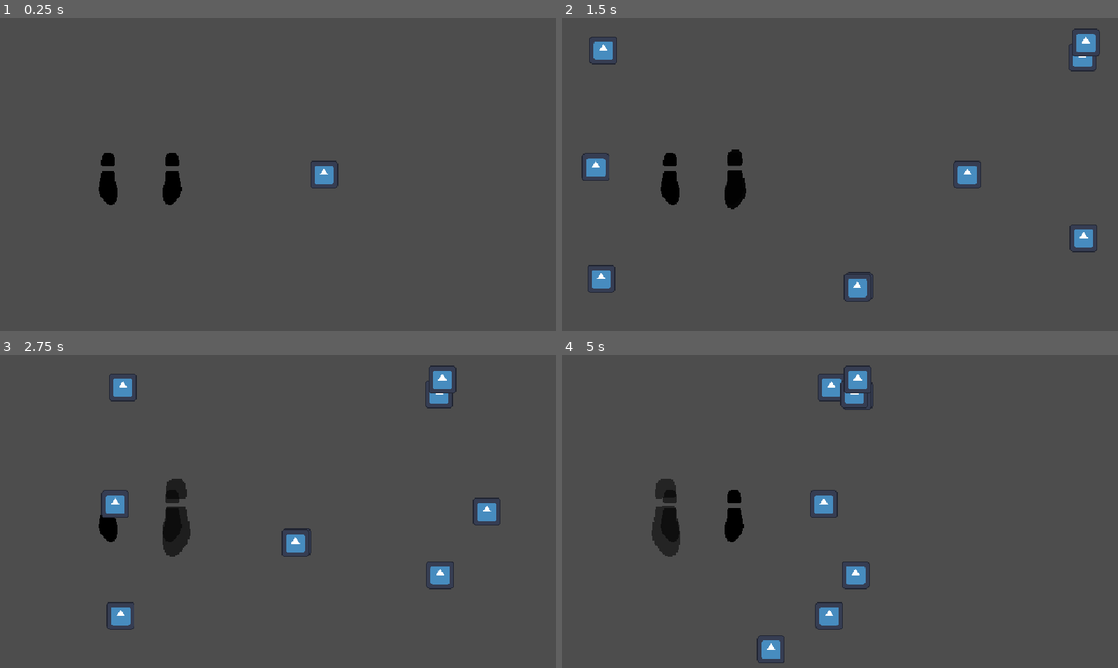
Above: before the commit, frames 1-4 (two rows, left to right).
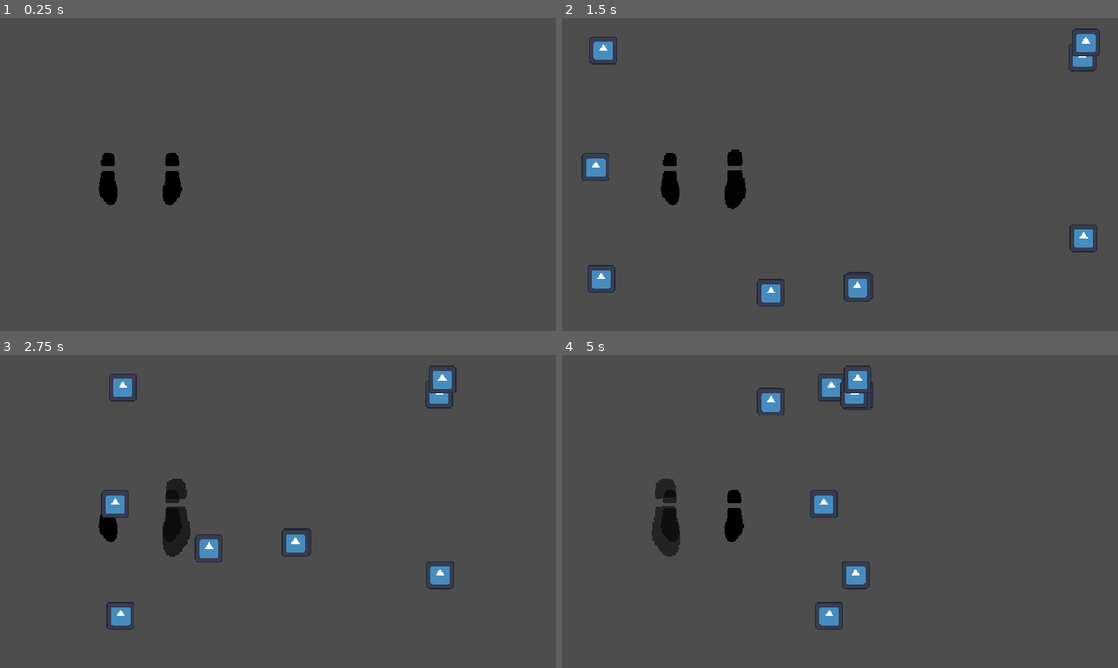
Above: after the commit, the same moments.

Repository: Burger-Bois/ld56
Game: Godot game, scene res://src/main.tscn
The game is run twice, just before and just after one commit, with the same random seed, the same clock (stepped at 60 frames per second) and the same inputs. The engine's default icon, where the game draws it, is replaced by a stand-in: a white triangle on a blue panel in a dark square.
Inputs:
- Up to frame 1 (0.25 s): no input
- Up to frame 2 (1.5 s): hold D (right) 0.53-1.28 s; hold S (backward) from 1.28 s (still down)
- Up to frame 3 (2.75 s): release S (backward) at 2.03 s; hold D (right) from 2.03 s (still down)
- Up to frame 4 (5 s): release D (right) at 2.78 s; hold W (forward) 2.78-3.53 s; hold A (left) from 3.53 s (still down)

The runs differ from the first frame. In frame 1, 0.3% of the frame differs, in the area x 55-61%, y 45-55%; in frame 2, 0.5%, in the area x 35-76%, y 45-93%; in frame 3, 0.5%; in frame 4, 0.5%.

Commit message:
deleted stuff not needed

Diff:
--- a/src/stage.tscn
+++ b/src/stage.tscn
@@ -17,21 +17,6 @@
 [node name="Player" parent="." instance=ExtResource("1_pla2g")]
 position = Vector2(161, 174)
 
-[node name="SpawnPoint1" type="Marker2D" parent="."]
-position = Vector2(216, -45)
-
-[node name="SpawnPoint2" type="Marker2D" parent="."]
-position = Vector2(719, 138)
-
-[node name="SpawnPoint3" type="Marker2D" parent="."]
-position = Vector2(396, 420)
-
-[node name="SpawnPoint4" type="Marker2D" parent="."]
-position = Vector2(-87, 246)
-
-[node name="Enemy" parent="." instance=ExtResource("2_7mh81")]
-position = Vector2(354, 180)
-
 [node name="EnemyTimer" type="Timer" parent="."]
 wait_time = 0.5
 
